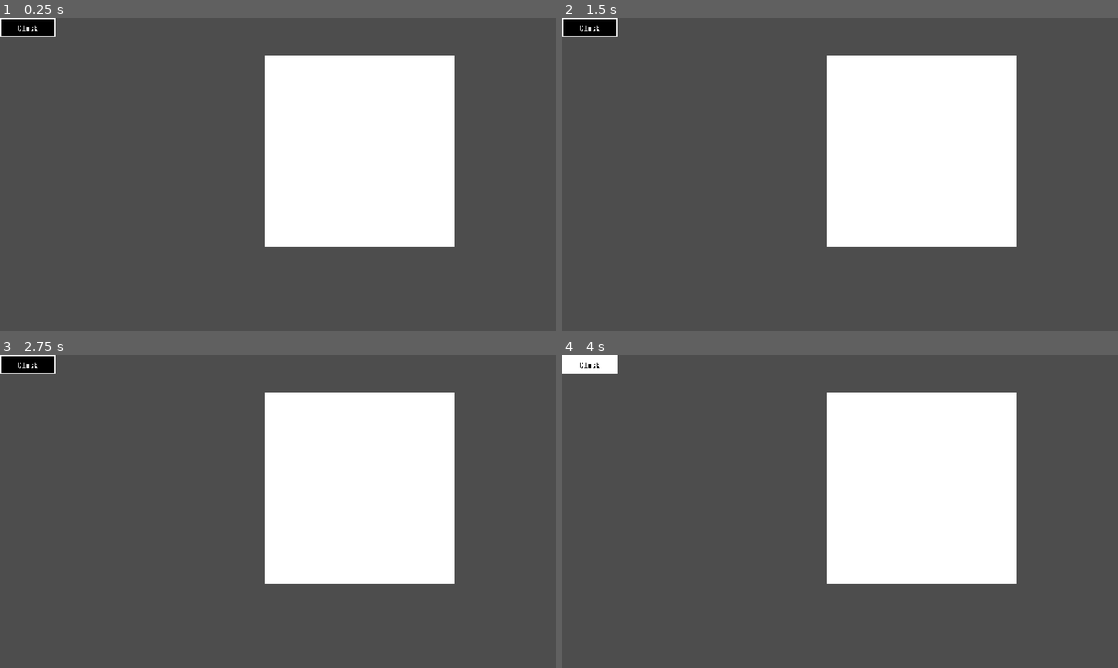
Above: before the commit, frames 1-4 (two rows, left to right).
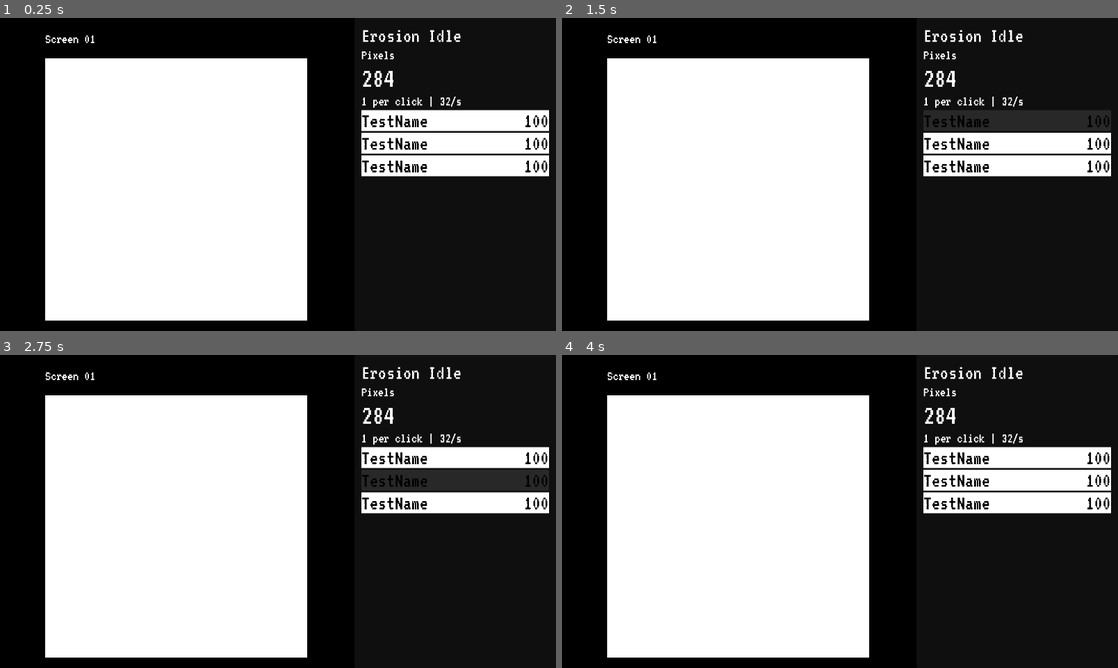
Above: after the commit, the same moments.

Repository: Michael-Blackie/burn-in
Game: Godot game, scene res://src/ui/main.tscn
Two runs of this game, one before a commit and one after it. Both use one fixed random seed, a clock stepped at 60 frames per second and the inputs below.
Inputs (mouse positions are in pixels of both pictures, inside the frame that each line leads up to):
- Up to frame 1 (0.25 s): no input
- Up to frame 2 (1.5 s): click (589, 27) at 0.5 s, where only the run before the commit has a clickable "Click"; click (1017, 121) at 1.27 s
- Up to frame 3 (2.75 s): click (455, 480) at 2.02 s
- Up to frame 4 (4 s): click (1017, 502) at 2.77 s; click (589, 364) at 3.5 s, where only the run before the commit has a clickable "Click"

The runs differ from the first frame. In frame 1, 92% of the frame differs, in the area x 0-100%, y 0-100%; in frame 2, 93%; in frame 3, 93%; in frame 4, 92%.

Commit message:
Theme progress
added button type and changed main screen formatting

Diff:
--- a/assets/ui/themes/button_hover.tres
+++ b/assets/ui/themes/button_hover.tres
@@ -7,3 +7,4 @@
 border_width_right = 4
 border_width_bottom = 4
 border_color = Color(1, 1, 1, 1)
+anti_aliasing = false
--- a/assets/ui/themes/main_theme.tres
+++ b/assets/ui/themes/main_theme.tres
@@ -5,6 +5,29 @@
 
 [resource]
 default_font = ExtResource("1_ey3j3")
-default_font_size = 24
+default_font_size = 48
+UpgradeAffordable/base_type = &"Button"
 UpgradeAffordable/colors/font_color = Color(0, 0, 0, 1)
+UpgradeAffordable/colors/font_disabled_color = Color(0, 0, 0, 1)
+UpgradeAffordable/colors/font_focus_color = Color(0, 0, 0, 1)
+UpgradeAffordable/colors/font_hover_color = Color(0, 0, 0, 1)
+UpgradeAffordable/colors/font_hover_pressed_color = Color(0, 0, 0, 1)
+UpgradeAffordable/colors/font_outline_color = Color(0, 0, 0, 1)
+UpgradeAffordable/colors/font_pressed_color = Color(0, 0, 0, 1)
+UpgradeAffordable/colors/icon_disabled_color = Color(0, 0, 0, 1)
+UpgradeAffordable/colors/icon_focus_color = Color(0, 0, 0, 1)
+UpgradeAffordable/colors/icon_hover_color = Color(0, 0, 0, 1)
+UpgradeAffordable/colors/icon_hover_pressed_color = Color(0, 0, 0, 1)
+UpgradeAffordable/colors/icon_normal_color = Color(0, 0, 0, 1)
+UpgradeAffordable/colors/icon_pressed_color = Color(0, 0, 0, 1)
+UpgradeAffordable/constants/align_to_largest_stylebox = 0
+UpgradeAffordable/constants/h_separation = 0
+UpgradeAffordable/constants/icon_max_width = 0
+UpgradeAffordable/constants/outline_size = 0
+UpgradeAffordable/font_sizes/font_size = 32
+UpgradeAffordable/fonts/font = ExtResource("1_ey3j3")
+UpgradeAffordable/styles/disabled = null
+UpgradeAffordable/styles/focus = null
+UpgradeAffordable/styles/hover = null
 UpgradeAffordable/styles/normal = ExtResource("1_iml4p")
+UpgradeAffordable/styles/pressed = null
--- a/project.godot
+++ b/project.godot
@@ -18,7 +18,8 @@
 
 window/size/viewport_width=1280
 window/size/viewport_height=720
-window/stretch/mode="canvas_items"
+window/stretch/mode="viewport"
+window/stretch/scale_mode="integer"
 
 [physics]
 
--- a/src/ui/main.tscn
+++ b/src/ui/main.tscn
@@ -2,8 +2,7 @@
 
 [ext_resource type="Theme" uid="uid://drbijhcdqp8ig" path="res://assets/ui/themes/main_theme.tres" id="1_oo34p"]
 [ext_resource type="Script" uid="uid://cj8uod0sn2hrq" path="res://src/ui/pixel_canvas.gd" id="2_rsikc"]
-[ext_resource type="StyleBox" uid="uid://ckaim50bvs7kp" path="res://assets/ui/themes/button_normal.tres" id="3_x27jl"]
-[ext_resource type="StyleBox" uid="uid://ch6vh1e64kyoj" path="res://assets/ui/themes/button_hover.tres" id="4_yoxf4"]
+[ext_resource type="PackedScene" uid="uid://bjp658c4fhrqn" path="res://src/ui/upgrade_button.tscn" id="3_uvdti"]
 
 [node name="GUI" type="Control" unique_id=395760597]
 layout_mode = 3
@@ -14,25 +13,117 @@
 grow_vertical = 2
 theme = ExtResource("1_oo34p")
 
-[node name="AspectRatioContainer" type="AspectRatioContainer" parent="." unique_id=2114366183]
-layout_mode = 0
-offset_left = 609.0
-offset_top = 88.0
-offset_right = 1046.0
-offset_bottom = 525.0
+[node name="ColorRect" type="ColorRect" parent="." unique_id=1711346739]
+layout_mode = 1
+anchors_preset = 15
+anchor_right = 1.0
+anchor_bottom = 1.0
+grow_horizontal = 2
+grow_vertical = 2
+color = Color(0, 0, 0, 1)
 
-[node name="TextureRect" type="TextureRect" parent="AspectRatioContainer" unique_id=1980761585]
+[node name="HBoxContainer" type="HBoxContainer" parent="." unique_id=2126596787]
+layout_mode = 1
+anchors_preset = 15
+anchor_right = 1.0
+anchor_bottom = 1.0
+grow_horizontal = 2
+grow_vertical = 2
+
+[node name="MarginContainer" type="MarginContainer" parent="HBoxContainer" unique_id=798101316]
+layout_mode = 2
+size_flags_horizontal = 3
+size_flags_stretch_ratio = 7.0
+theme_override_constants/margin_top = 32
+
+[node name="HBoxContainer" type="HBoxContainer" parent="HBoxContainer/MarginContainer" unique_id=1157403642]
+layout_mode = 2
+
+[node name="Spacer2" type="Control" parent="HBoxContainer/MarginContainer/HBoxContainer" unique_id=983746463]
+layout_mode = 2
+size_flags_horizontal = 3
+
+[node name="VBoxContainer" type="VBoxContainer" parent="HBoxContainer/MarginContainer/HBoxContainer" unique_id=62197010]
+layout_mode = 2
+size_flags_horizontal = 3
+size_flags_stretch_ratio = 6.0
+
+[node name="Label" type="Label" parent="HBoxContainer/MarginContainer/HBoxContainer/VBoxContainer" unique_id=1779291976]
+layout_mode = 2
+theme_override_font_sizes/font_size = 32
+text = "Screen 01"
+
+[node name="AspectRatioContainer" type="AspectRatioContainer" parent="HBoxContainer/MarginContainer/HBoxContainer/VBoxContainer" unique_id=2114366183]
+layout_mode = 2
+size_flags_horizontal = 3
+size_flags_vertical = 3
+size_flags_stretch_ratio = 7.0
+alignment_horizontal = 0
+
+[node name="TextureRect" type="TextureRect" parent="HBoxContainer/MarginContainer/HBoxContainer/VBoxContainer/AspectRatioContainer" unique_id=1980761585]
 texture_filter = 1
 layout_mode = 2
 expand_mode = 1
 script = ExtResource("2_rsikc")
 col_1 = Color(1, 1, 1, 1)
 
-[node name="Button" type="Button" parent="." unique_id=21464259]
-layout_mode = 0
-offset_right = 128.0
-offset_bottom = 44.0
-theme_override_colors/font_hover_color = Color(0, 0, 0, 1)
-theme_override_styles/normal = ExtResource("3_x27jl")
-theme_override_styles/hover = ExtResource("4_yoxf4")
-text = "Click"
+[node name="Spacer" type="Control" parent="HBoxContainer/MarginContainer/HBoxContainer" unique_id=1764391342]
+layout_mode = 2
+size_flags_horizontal = 3
+
+[node name="Panel" type="Panel" parent="HBoxContainer" unique_id=1814571530]
+layout_mode = 2
+size_flags_horizontal = 3
+size_flags_stretch_ratio = 4.0
+
+[node name="MarginContainer" type="MarginContainer" parent="HBoxContainer/Panel" unique_id=1914983842]
+layout_mode = 1
+anchors_preset = 15
+anchor_right = 1.0
+anchor_bottom = 1.0
+grow_horizontal = 2
+grow_vertical = 2
+theme_override_constants/margin_left = 16
+theme_override_constants/margin_top = 16
+theme_override_constants/margin_right = 16
+theme_override_constants/margin_bottom = 16
+
+[node name="VBoxContainer" type="VBoxContainer" parent="HBoxContainer/Panel/MarginContainer" unique_id=1439039694]
+layout_mode = 2
+
+[node name="TitleLabel" type="Label" parent="HBoxContainer/Panel/MarginContainer/VBoxContainer" unique_id=763737995]
+layout_mode = 2
+theme_override_font_sizes/font_size = 48
+text = "Erosion Idle"
+
+[node name="PixelsLabel" type="Label" parent="HBoxContainer/Panel/MarginContainer/VBoxContainer" unique_id=1459292816]
+layout_mode = 2
+theme_override_font_sizes/font_size = 32
+text = "Pixels"
+
+[node name="PixelsCounter" type="Label" parent="HBoxContainer/Panel/MarginContainer/VBoxContainer" unique_id=719670093]
+layout_mode = 2
+theme_override_font_sizes/font_size = 64
+text = "284"
+
+[node name="PixelsRate" type="Label" parent="HBoxContainer/Panel/MarginContainer/VBoxContainer" unique_id=505884743]
+layout_mode = 2
+theme_override_font_sizes/font_size = 32
+text = "1 per click | 32/s"
+
+[node name="UpgradeList" type="ScrollContainer" parent="HBoxContainer/Panel/MarginContainer/VBoxContainer" unique_id=248186420]
+layout_mode = 2
+size_flags_vertical = 3
+
+[node name="VBoxContainer" type="VBoxContainer" parent="HBoxContainer/Panel/MarginContainer/VBoxContainer/UpgradeList" unique_id=947997563]
+layout_mode = 2
+size_flags_horizontal = 3
+
+[node name="UpgradeButton" parent="HBoxContainer/Panel/MarginContainer/VBoxContainer/UpgradeList/VBoxContainer" unique_id=384451521 instance=ExtResource("3_uvdti")]
+layout_mode = 2
+
+[node name="UpgradeButton2" parent="HBoxContainer/Panel/MarginContainer/VBoxContainer/UpgradeList/VBoxContainer" unique_id=232009654 instance=ExtResource("3_uvdti")]
+layout_mode = 2
+
+[node name="UpgradeButton3" parent="HBoxContainer/Panel/MarginContainer/VBoxContainer/UpgradeList/VBoxContainer" unique_id=1086077654 instance=ExtResource("3_uvdti")]
+layout_mode = 2
--- a/src/ui/pixel_canvas.gd
+++ b/src/ui/pixel_canvas.gd
@@ -1,6 +1,6 @@
 extends TextureRect
 
-@export var grid_size : int = 48
+@export var grid_size : int = 16
 
 @export var col_1 : Color
 @export var col_2 : Color
--- /dev/null
+++ b/src/ui/upgrade_button.gd
@@ -0,0 +1,9 @@
+extends Button
+
+func setup(upgrade_name: String, cost: int) -> void:
+	$HBoxContainer/NameLabel.text = upgrade_name
+	$HBoxContainer/PriceLabel.text = str(cost)
+
+func set_text_color(c: Color) -> void:
+	for l in [$HBoxContainer/NameLabel, $HBoxContainer/PriceLabel]:
+		l.add_theme_color_override("font_color", c)
--- /dev/null
+++ b/src/ui/upgrade_button.tscn
@@ -0,0 +1,36 @@
+[gd_scene format=3 uid="uid://bjp658c4fhrqn"]
+
+[ext_resource type="Theme" uid="uid://drbijhcdqp8ig" path="res://assets/ui/themes/main_theme.tres" id="1_qd35i"]
+[ext_resource type="Script" uid="uid://c2w67fm5efaa7" path="res://src/ui/upgrade_button.gd" id="2_2kk3e"]
+
+[node name="UpgradeButton" type="Button" unique_id=384451521]
+custom_minimum_size = Vector2(0, 48)
+offset_right = 8.0
+offset_bottom = 8.0
+size_flags_horizontal = 3
+theme = ExtResource("1_qd35i")
+theme_type_variation = &"UpgradeAffordable"
+script = ExtResource("2_2kk3e")
+
+[node name="HBoxContainer" type="HBoxContainer" parent="." unique_id=1536123485]
+layout_mode = 1
+anchors_preset = 15
+anchor_right = 1.0
+anchor_bottom = 1.0
+grow_horizontal = 2
+grow_vertical = 2
+mouse_filter = 2
+
+[node name="NameLabel" type="Label" parent="HBoxContainer" unique_id=82921004]
+layout_mode = 2
+size_flags_horizontal = 3
+theme_override_colors/font_color = Color(0, 0, 0, 1)
+text = "TestName"
+vertical_alignment = 1
+
+[node name="PriceLabel" type="Label" parent="HBoxContainer" unique_id=544546199]
+layout_mode = 2
+size_flags_horizontal = 8
+theme_override_colors/font_color = Color(0, 0, 0, 1)
+text = "100"
+vertical_alignment = 1
Not shown, changed: assets/ui/fonts/VT323-Regular.ttf.import
Not shown, added: src/ui/upgrade_button.gd.uid
